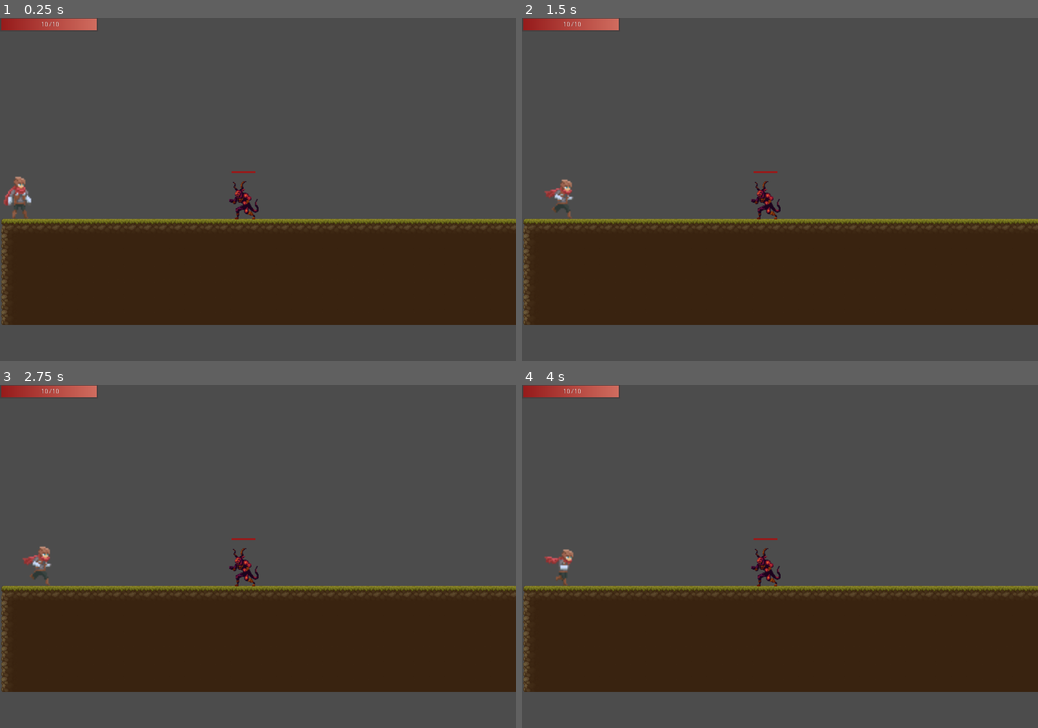
Above: before the commit, frames 1-4 (two rows, left to right).
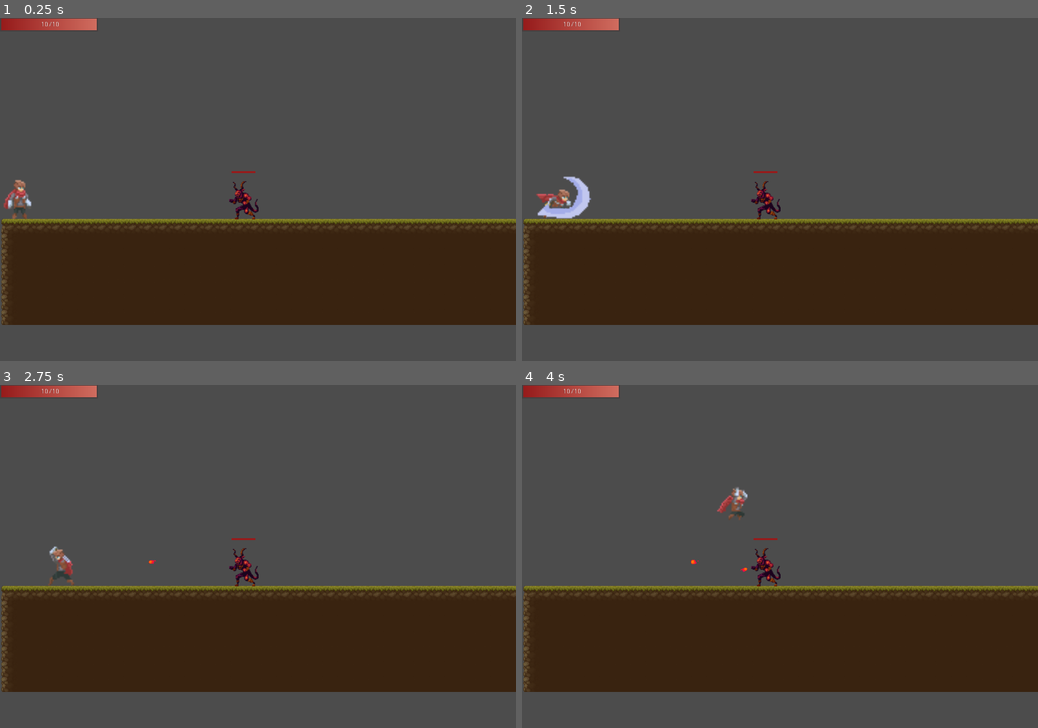
Above: after the commit, the same moments.

Repository: ArtyomKr/2d-scroller-demo
Game: Godot game, scene res://scenes/Main.tscn
Same seed, same stepped clock (60 frames per second), same inputs: the game is played once before the commit and once after it.
Inputs (mouse positions are in pixels of both pictures, inside the frame that each line leads up to):
- Up to frame 1 (0.25 s): no input
- Up to frame 2 (1.5 s): tap Enter at 0.5 s; move the mouse to (893, 172) at 0.52 s; hold Right (ui_right) from 0.53 s (still down); click (893, 172) at 0.6 s; tap Space (jump) at 0.77, 0.8, 1.07, 1.35 s; move the mouse to (676, 206) at 1.27 s
- Up to frame 3 (2.75 s): tap Space (jump) at 1.52, 1.82, 2.3 s; click (154, 573) at 1.55 s; move the mouse to (309, 481) at 2.02 s; release Right (ui_right) at 2.03 s; hold Left (ui_left) from 2.03 s (still down); click (309, 481) at 2.1 s
- Up to frame 4 (4 s): move the mouse to (754, 625) at 2.77 s; release Left (ui_left) at 2.78 s; hold Right (ui_right) from 2.78 s (still down); click (754, 625) at 2.85 s; tap Space (jump) at 3.02, 3.32, 3.6, 3.77 s; move the mouse to (934, 607) at 3.52 s

The runs differ from the first frame. In frame 1, 0.3% of the frame differs, in the area x 0-7%, y 46-59%; in frame 2, 0.8%, in the area x 2-14%, y 46-59%; in frame 3, 0.5%; in frame 4, 0.5%.
Error after the commit: Attempt to call function 'is_stopped' in base 'null instance' on a null instance. (res://scenes/Actors/player/Player.gd:62)

Commit message:
feat: add attacking state

Diff:
--- a/project.godot
+++ b/project.godot
@@ -9,12 +9,12 @@
 config_version=4
 
 _global_script_classes=[ {
-"base": "Reference",
+"base": "KinematicBody2D",
 "class": "Actor",
 "language": "GDScript",
 "path": "res://scenes/Actors/Actor.gd"
 }, {
-"base": "Reference",
+"base": "Actor",
 "class": "Enemy",
 "language": "GDScript",
 "path": "res://scenes/Actors/enemies/Enemy.gd"
--- a/scenes/actors/player/Player.gd
+++ b/scenes/actors/player/Player.gd
@@ -59,7 +59,7 @@
 
 
 func damage():
-	if $HitTaimer.is_stopped():
+	if $HitTaimer .is_stopped():
 		$HitTimer.start()
 		hp -= 1
 		emit_signal('hit', hp)
@@ -67,61 +67,28 @@
 			die()
 
 
-func play_animation():
-	var current_animation: String
-
-	if is_on_floor():
-		if abs(velocity.x) > 0.1:
-			current_animation = 'run'
-		else:
-			current_animation = 'idle'
-	else:
-		if velocity.y > 0:
-			current_animation = 'fall'
-		if velocity.y < -400:
-			current_animation = 'jump'
-
-	if _state == STATE.HURT:
-		current_animation = 'hurt'
-
-	if _state == STATE.ATTACKING:
-			current_animation = 'attack'
-
-	if abs(velocity.x) > 0.1:
-		$AnimationPlayer.flip_h = velocity.x < 0
-
-	if current_animation != $AnimationPlayer.animation:
-		$AnimationPlayer.play(current_animation)
-
-
-func monitor_attack_input():
-	$HitDetector/CollisionShape2D2.set_deferred("disabled", _state != STATE.ATTACKING)
-
-	if Input.is_action_just_pressed("attack"):
-		if _state != STATE.ATTACKING:
-			$AttackTimer.start()
-
-
 func manage_state(delta):
 	var current_animation: String
 	var direction = Input.get_action_strength("ui_right") - Input.get_action_strength("ui_left")
 	var movement_speed = direction * speed
-
+	velocity.x = movement_speed * delta * 100
 
 	match _state:
 		STATE.BLOCKED:
 			pass
 		STATE.IDLE:
-			if (is_on_floor() && abs(direction) > 0):
+			if is_on_floor() && abs(direction) > 0:
 				_state = STATE.WALKING
 			if Input.is_action_just_pressed("attack"):
 				_state = STATE.ATTACKING
 			if !is_on_floor():
 				_state = STATE.IN_AIR
+			if is_on_floor() && Input.is_action_just_pressed("jump"):
+				velocity.y -= jump_force
+				_state = STATE.IN_AIR
 			current_animation = "idle_0"
 			pass
 		STATE.WALKING:
-			velocity.x = movement_speed * delta * 100
 			velocity = move_and_slide_with_snap(velocity, Vector2.DOWN, Vector2.UP)
 			current_animation = "run"
 
@@ -134,13 +101,21 @@
 				_state = STATE.IDLE
 			pass
 		STATE.IN_AIR:
-			velocity.x = movement_speed * delta * 100
 			velocity = move_and_slide_with_snap(velocity, Vector2.DOWN, Vector2.UP)
 
 			if is_on_floor():
 				_state = STATE.IDLE
-			current_animation = "jump"
+			if is_on_floor() && abs(velocity.x) > 0:
+				_state = STATE.WALKING
+
+			if velocity.y > 0:
+				current_animation = "fall"
+			else:
+				current_animation = "jump"
 			pass
+		STATE.ATTACKING:
+			velocity.x = 0
+			current_animation = "attack_0"
 
 	position.x = clamp(position.x, 0, screen_size.x)
 	position.y = clamp(position.y, 0, screen_size.y)
--- a/scenes/actors/player/Player.tscn
+++ b/scenes/actors/player/Player.tscn
@@ -88,7 +88,6 @@
 [sub_resource type="Animation" id=13]
 resource_name = "attack_0"
 length = 1.2
-loop = true
 tracks/0/type = "value"
 tracks/0/path = NodePath("Sprite:frame")
 tracks/0/interp = 1
@@ -388,7 +387,7 @@
 "times": PoolRealArray( 0 ),
 "transitions": PoolRealArray( 1 ),
 "update": 0,
-"values": [ Vector2( 2.66667, 0.666667 ) ]
+"values": [ Vector2( 2.667, 3.333 ) ]
 }
 
 [sub_resource type="Animation" id=17]
@@ -583,10 +582,10 @@
 tracks/3/imported = false
 tracks/3/enabled = true
 tracks/3/keys = {
-"times": PoolRealArray( 0, 0.3, 0.6 ),
-"transitions": PoolRealArray( 1, 1, 1 ),
-"update": 1,
-"values": [ Vector2( 1.33333, 5.66667 ), Vector2( 1.33333, 6.66667 ), Vector2( 3, 0 ) ]
+"times": PoolRealArray( 0, 0.3 ),
+"transitions": PoolRealArray( 1, 1 ),
+"update": 1,
+"values": [ Vector2( 1.333, 3.333 ), Vector2( 1.66667, 1.66667 ) ]
 }
 
 [sub_resource type="Animation" id=10]
@@ -783,6 +782,7 @@
 [node name="HitBox" type="CollisionShape2D" parent="."]
 position = Vector2( 1.33333, 5.66667 )
 shape = SubResource( 2 )
+disabled = true
 
 [node name="HitDetector" type="Area2D" parent="."]
 collision_layer = 2
